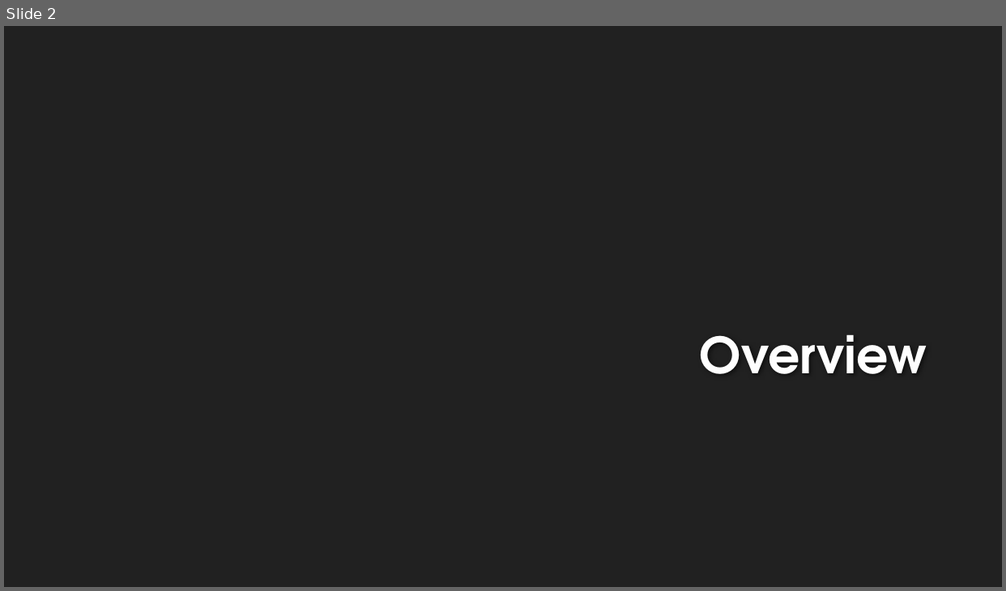
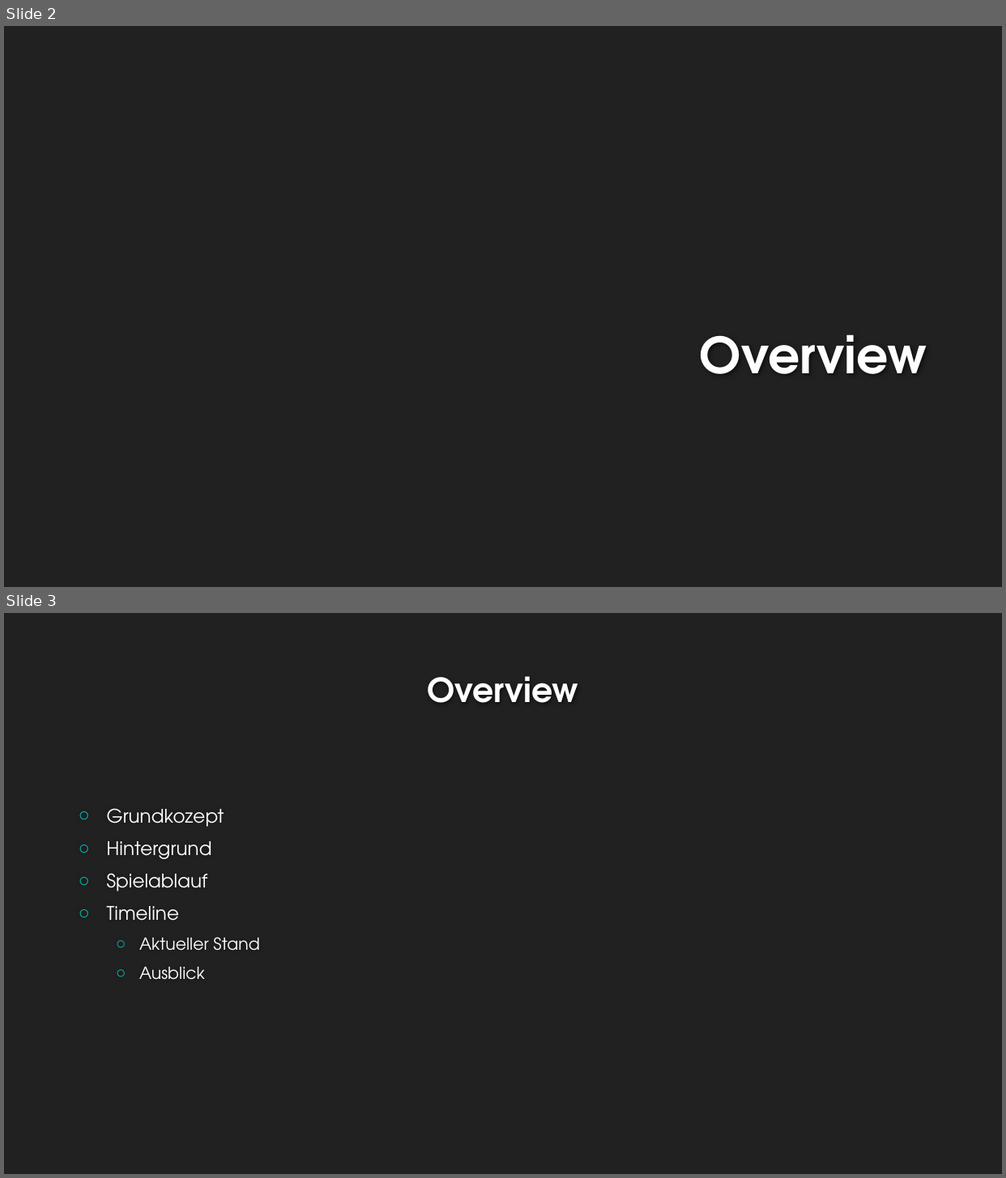
Before and after one commit to EmKaCe/DoctorWhy, a slide deck: Information/Präsentation.pptx. Shown one above the other, each under a label of ours: slide 2 before the commit, slides 2 and 3 after it. The pictures are 1006x591 and 1006x1178 pixels, drawn with LibreOffice and Linux fonts; fonts in the diff are those of the drawing; background and template pictures are left out. Boxes give left, top, right and bottom in pixels: in the first picture for what was removed or moved away, otherwise in the second. Text is boxed around its words. In the diff, an @@ line names an element or a change of style, - is before the commit and + after.

```diff
--- a/Information/Präsentation.pptx
+++ b/Information/Präsentation.pptx
@@ slide 3 added at (4, 613, 1002, 1174), background #212121 @@
@@ title added at (427, 676, 578, 703), 32 pt, text #FFFFFF, bold @@
+Overview
@@ text added at (107, 808, 259, 980), 18 pt, text #FFFFFF @@
+○ Grundkozept
+○ Hintergrund
+○ Spielablauf
+○ Timeline
+  ○ Aktueller Stand
+  ○ Ausblick
```
Also in this commit, not shown: 3 slides changed, 11 other slides added, 18 slides removed.
